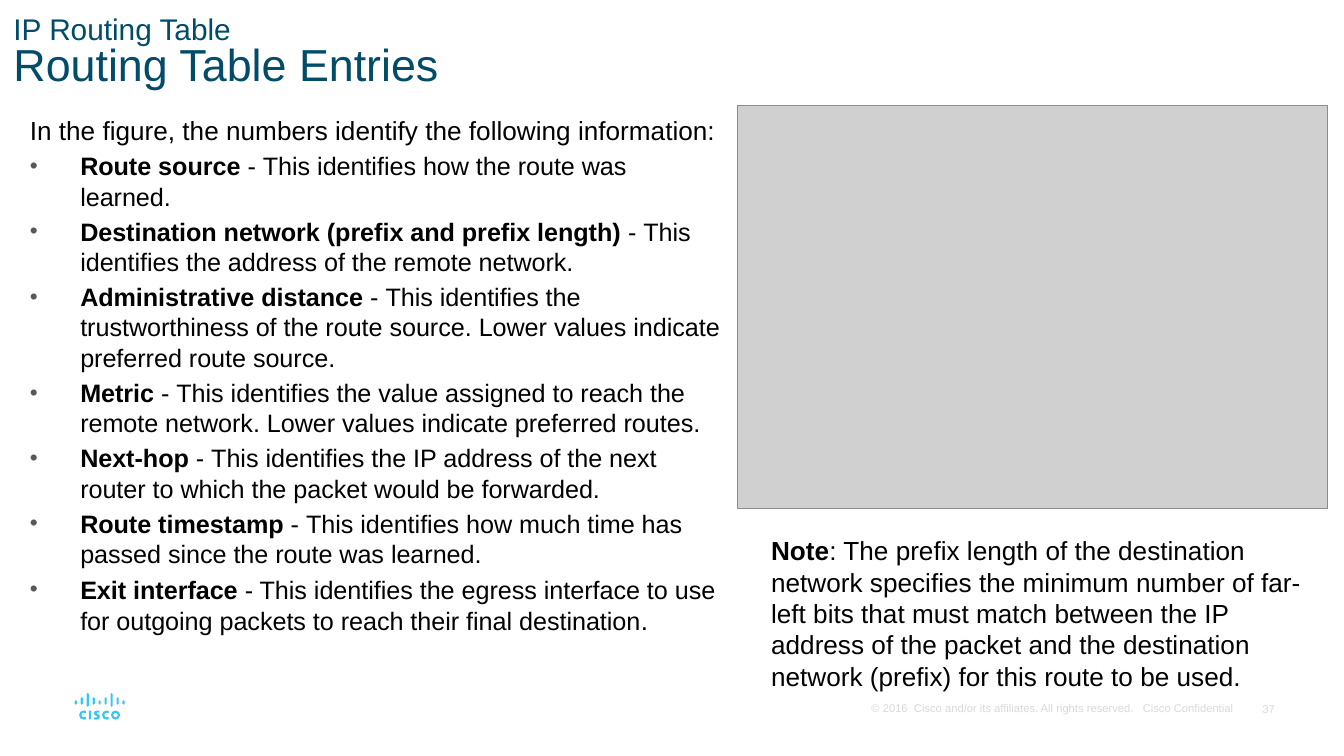
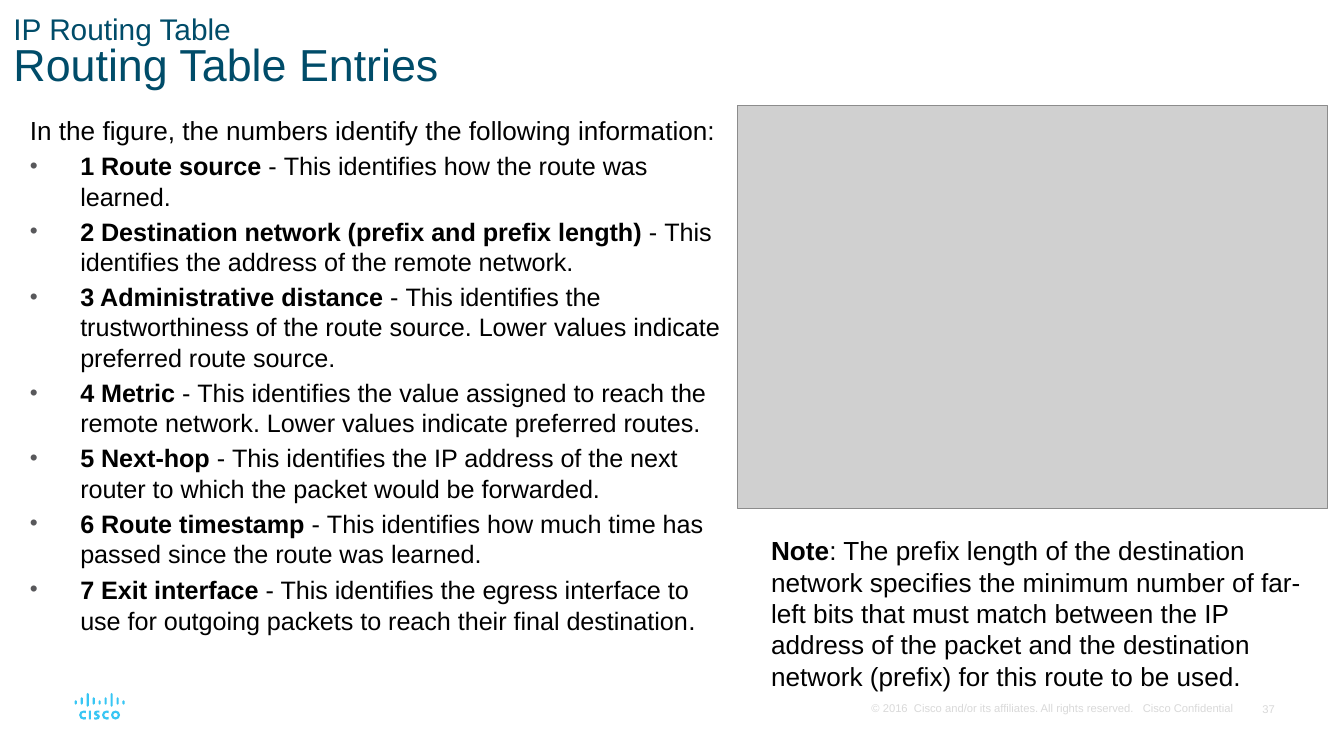
Before and after one commit to jb23lm87/CCNA-V7, a slide deck: slide 37 of SRWE_Module_14.pptx. Drawn at 1344x756 pixels with LibreOffice and Linux fonts; fonts in the diff are those of the drawing; grey boxes stand for pictures. Boxes give left, top, right and bottom in pixels: in the first picture for what was removed or moved away, otherwise in the second. Text is boxed around its words. In the diff, an @@ line names an element or a change of style, - is before the commit and + after.

```diff
--- a/SRWE_Module_14.pptx
+++ b/SRWE_Module_14.pptx
@@ text at [80,156,719,635]: text changed @@
-• Route source - This identifies how the route was learned.
-• Destination network (prefix and prefix length) - This identifies the address of the remote network.
-• Administrative distance - This identifies the trustworthiness of the route source. Lower values indicate preferred route source.
-• Metric - This identifies the value assigned to reach the remote network. Lower values indicate preferred routes.
-• Next-hop - This identifies the IP address of the next router to which the packet would be forwarded.
-• Route timestamp - This identifies how much time has passed since the route was learned.
-• Exit interface - This identifies the egress interface to use for outgoing packets to reach their final destination.
+• 1 Route source - This identifies how the route was learned.
+• 2 Destination network (prefix and prefix length) - This identifies the address of the remote network.
+• 3 Administrative distance - This identifies the trustworthiness of the route source. Lower values indicate preferred route source.
+• 4 Metric - This identifies the value assigned to reach the remote network. Lower values indicate preferred routes.
+• 5 Next-hop - This identifies the IP address of the next router to which the packet would be forwarded.
+• 6 Route timestamp - This identifies how much time has passed since the route was learned.
+• 7 Exit interface - This identifies the egress interface to use for outgoing packets to reach their final destination.
```
Also in this commit, not shown: 1 other file.
